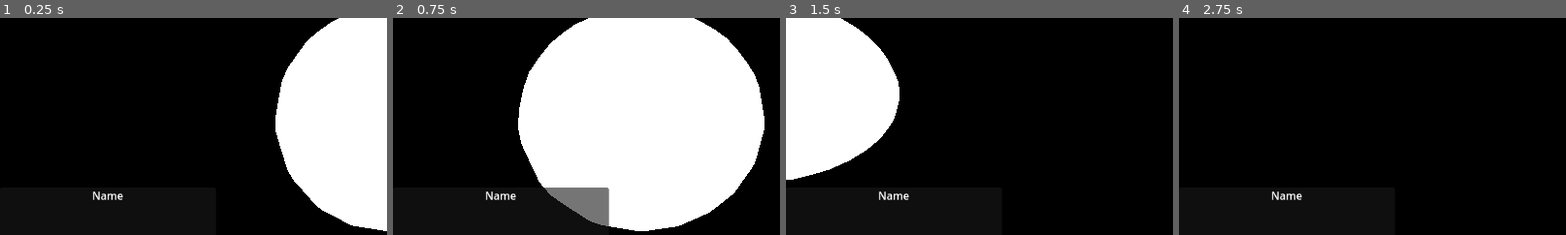
Above: before the commit, frames 1-4 (left to right).
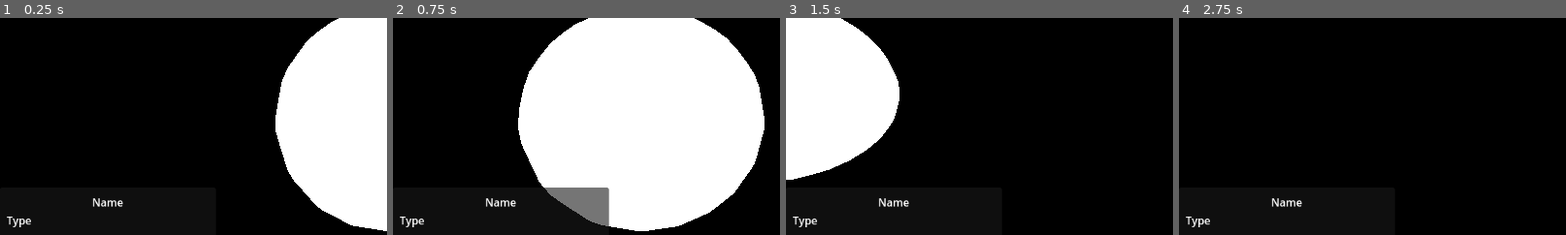
Above: after the commit, the same moments.

Repository: Caine-Coy/CoyVerse
Game: Godot game, scene res://Galaxy.tscn
Two runs of this game, one before a commit and one after it. Both use one fixed random seed, a clock stepped at 60 frames per second and the inputs below.
Inputs (mouse positions are % of the whole screen's width and height, from its top left):
- Up to frame 1 (0.25 s): no input
- Up to frame 2 (0.75 s): tap Enter at 0.5 s; move the mouse to (72, 45) at 0.52 s; hold D (move_right) from 0.53 s (still down); click (72, 45) at 0.6 s
- Up to frame 3 (1.5 s): move the mouse to (30, 55) at 1.27 s; release D (move_right) at 1.28 s; hold S (move_backward) from 1.28 s (still down); tap Space (deselect) at 1.35 s
- Up to frame 4 (2.75 s): click (30, 55) at 1.55 s; move the mouse to (60, 28) at 2.02 s; release S (move_backward) at 2.03 s; hold D (move_right) from 2.03 s (still down); click (60, 28) at 2.1 s
The pictures show only the part of the screen within x 0-50%, y 27-77%; the shares and areas given below are measured in that part.

The runs differ from the first frame. In frame 1, 0.5% of the frame differs, in the area x 1-32%, y 79-97%; in frame 2, 0.5%; in frame 3, 0.5%; in frame 4, 0.5%.

Commit message:
Fix: Made the objection selection calulate clickable on galaxy load

Diff:
--- a/CameraController.gd
+++ b/CameraController.gd
@@ -11,10 +11,11 @@
 @onready var camRotateNode : Node3D = $"CamRotateNode"
 @onready var galacticCore : Node3D = $".."
 
-var focusViewPreset : Vector3 = Vector3(0,10,0)
+var focusViewPreset : Vector3 = Vector3(0,0,0)
 
 var zoomLevel
 var currSelectedObject
+var currObjectChanged
 
 signal update_infobox(object : Node3D)
 
@@ -29,9 +30,10 @@
 
 func _uiKeys():
 	if Input.is_action_just_released("ui_click"):
-		ScanClickables()
 			#Move Camera to selected object parent
-		if currSelectedObject!=null:
+		if currSelectedObject!=null && currObjectChanged:
+			update_infobox.emit(currSelectedObject)
+			currObjectChanged = false
 			if currSelectedObject != get_parent_node_3d():
 				FollowObject(currSelectedObject)
 
@@ -61,9 +63,11 @@
 			camera.translate_object_local(Vector3(0,0,1)*camera.position.z*camZoomMult)
 			zoomLevel = int(camera.position.z)
 
-func object_selected(object):
+func object_brushed(object):
 	currSelectedObject = object
-	update_infobox.emit(currSelectedObject)
+	currObjectChanged = true
+
+
 
 func DetachView():
 	var _pos = global_position
@@ -81,5 +85,10 @@
 func ScanClickables():
 	var clickables = get_tree().get_nodes_in_group("Clickable")
 	for i in range(clickables.size()):
-		if !clickables[i].object_selected.is_connected(object_selected):
-			clickables[i].object_selected.connect(object_selected)
+		if !clickables[i].object_brushed.is_connected(object_brushed):
+			clickables[i].object_brushed.connect(object_brushed)
+
+
+
+func _on_galactic_core_galaxy_finished_loading():
+	ScanClickables()
--- a/CelBody/CelestialBody.gd
+++ b/CelBody/CelestialBody.gd
@@ -6,7 +6,11 @@
 @onready var barycentre : Node3D = get_parent()
 @onready var system : Node3D #
 
-enum bodyType{STAR,PLANET,MOON,ASTEROID}
+enum CelestialTypes{STAR,PLANET,MOON,ASTEROID}
+enum PlanetTypes{CONTINENTAL,WATER_OCEAN,ICE,MAGMA,BARREN}
+
+@export var celestialType : CelestialTypes
+var planetType
 var radius
 var rotationSpeed = 0
 # Called when the node enters the scene tree for the first time.
@@ -17,10 +21,26 @@
 func _process(delta):
 	Orbit(delta)
 
-func SetRadius(iRadius):
-	radius = iRadius
-	bodySurface.radius = iRadius
-	collisionSurface.shape.set_radius(25)
+##NONWORKING
+func SetRadius(_radius):
+	radius = _radius
+	bodySurface.radius = _radius
+	collisionSurface.shape.set_radius(_radius)
 
 func Orbit(delta):
 	barycentre.rotate(Vector3(0,1,0),rotationSpeed*delta)
+
+func SetRandomPlanetType():
+	if celestialType == CelestialTypes.PLANET or celestialType == CelestialTypes.MOON:
+		planetType = PlanetTypes.keys()[randi_range(0,PlanetTypes.size()-1)]
+	else:
+		CoyDebug.Error(str("Tried to set planet type of non planet ",name))
+
+func GetCelestialType():
+	return CelestialTypes.keys()[celestialType]
+
+func GetCelestialTypeStr():
+	return GetCelestialType().capitalize()
+
+func GetPlanetTypeStr():
+	return planetType.capitalize()
--- a/CelBody/PrefabScenes/planet.tscn
+++ b/CelBody/PrefabScenes/planet.tscn
@@ -7,6 +7,7 @@
 
 [node name="Planet" type="Node3D" parent="." groups=["Planet"]]
 script = ExtResource("1_ry6sy")
+celestialType = 1
 
 [node name="Body" type="CSGSphere3D" parent="Planet"]
 unique_name_in_owner = true
--- a/ControlUi.gd
+++ b/ControlUi.gd
@@ -1,8 +1,23 @@
 extends Control
 
-@onready var nameLabel = $InfoBox/ObjectName
+@onready var nameLabel = $InfoBox/MarginContainer/VBoxContainer/ObjectName
+@onready var typeLabel = $InfoBox/MarginContainer/VBoxContainer/ObjectType
 
-func _on_update_infobox(object):
-	object = object.get_parent()
-	CoyDebug.Log(str(object.name," Requested Infobox Update"),CoyDebug.verbosityStates.ALL)
-	nameLabel.text = object.name
+var selectedObject
+var currPlanet : CelestialBody
+func _on_update_infobox(_object):
+	selectedObject  = _object.get_parent()
+	CoyDebug.Log(str(selectedObject.name," Requested Infobox Update"),CoyDebug.verbosityStates.ALL)
+	nameLabel.text = selectedObject.name
+
+	SetTypeBox(selectedObject)
+
+func SetTypeBox(_object):
+	if selectedObject.is_in_group("Planet") or selectedObject.is_in_group("Star"):
+		currPlanet = selectedObject
+		var _typeText
+		if (selectedObject.is_in_group("Planet")):
+			_typeText = currPlanet.GetPlanetTypeStr()
+		else:
+			_typeText = currPlanet.GetCelestialTypeStr()
+		typeLabel.text = _typeText
--- a/GalacticController.gd
+++ b/GalacticController.gd
@@ -9,10 +9,13 @@
 const starCountMax = 1
 const planetCountMin = 4
 const planetCountMax = 4
+
+signal galaxy_finished_loading
 # Called when the node enters the scene tree for the first time.
 func _ready():
 	for systemNum in range(systemCount):
 		makeSystem(str(systemNum),randi_range(starCountMin,starCountMax),randi_range(planetCountMin,planetCountMax))
+	galaxy_finished_loading.emit()
 
 func makeSystem(_name:String,_starCount:int,_planetCount:int):
 	var system : Node3D = SolarScene.instantiate()
@@ -21,7 +24,6 @@
 	system.name = CoyName.GetStarName()
 	add_child(system)
 
-
 	system.rotationSpeed = float(randi() % 100) / 100
 
 	CoyDebug.Log(str("System ",_name," created with ",_starCount," stars and ",_planetCount," planets"),CoyDebug.verbosityStates.ALL)
--- a/Galaxy.tscn
+++ b/Galaxy.tscn
@@ -2,7 +2,7 @@
 
 [ext_resource type="Script" path="res://GalacticController.gd" id="1_p65fk"]
 [ext_resource type="PackedScene" uid="uid://brvurbd8fwxxy" path="res://Utility/Camera.tscn" id="2_cgr84"]
-[ext_resource type="Script" path="res://ControlUi.gd" id="3_jming"]
+[ext_resource type="PackedScene" uid="uid://pixo3487mu1n" path="res://UI/Main_ui.tscn" id="3_c6yo2"]
 
 [node name="SceneController" type="Node"]
 
@@ -13,34 +13,7 @@
 
 [node name="DayTimer" type="Timer" parent="GalacticCore"]
 
-[node name="ControlUi" type="Control" parent="."]
-layout_mode = 3
-anchors_preset = 15
-anchor_right = 1.0
-anchor_bottom = 1.0
-grow_horizontal = 2
-grow_vertical = 2
-mouse_filter = 1
-script = ExtResource("3_jming")
+[node name="ControlUi" parent="." instance=ExtResource("3_c6yo2")]
 
-[node name="InfoBox" type="Panel" parent="ControlUi"]
-layout_mode = 1
-anchors_preset = 2
-anchor_top = 1.0
-anchor_bottom = 1.0
-offset_top = -222.0
-offset_right = 321.0
-grow_vertical = 0
-
-[node name="ObjectName" type="Label" parent="ControlUi/InfoBox"]
-layout_mode = 1
-anchors_preset = 5
-anchor_left = 0.5
-anchor_right = 0.5
-offset_left = -23.5
-offset_right = 23.5
-offset_bottom = 26.0
-grow_horizontal = 2
-text = "Name"
-
+[connection signal="galaxy_finished_loading" from="GalacticCore" to="GalacticCore/CameraNode" method="_on_galactic_core_galaxy_finished_loading"]
 [connection signal="update_infobox" from="GalacticCore/CameraNode" to="ControlUi" method="_on_update_infobox"]
--- a/SolarSysController.gd
+++ b/SolarSysController.gd
@@ -10,7 +10,7 @@
 var planetCount
 var starRadius = 25
 
-var star : Node3D
+var star : CelestialBody
 var planets = []
 
 # Called when the node enters the scene tree for the first time.
@@ -21,25 +21,29 @@
 		makePlanet(i)
 
 func makeStar(radius):
-	star = starScene.instantiate()
+	var starRoot = starScene.instantiate()
+	starRoot.add_to_group(name)
 
-	add_child(star)
-	star = star.get_child(0)
+	add_child(starRoot)
+	star = starRoot.get_child(0)
+	star.add_to_group("Star")
 	star.name = name
-	star.SetRadius(radius)
 
 func makePlanet(planetNum):
 	var planetBary : Node3D = planetScene.instantiate()
 	var planet = planetBary.get_child(0)
 
 	planet.add_to_group(name)
+	planet.add_to_group("Planet")
 	planets.append(planet)
 	star.add_child(planetBary)
 
+
 	planet.name = str(name," ",CoyName.IntToRoman(planetNum+1))
+	planet.SetRandomPlanetType()
 	planet.position.z = -((galaxyController.SCALE * planetNum) + (starRadius*4))
-	planet.SetRadius(10)
 	planet.rotationSpeed = 0.01*planetNum
+	CoyDebug.Log(str("Made new planet ",planet.name," of type ", planet.planetType),CoyDebug.verbosityStates.ALL)
 
 # Called every frame. 'delta' is the elapsed time since the previous frame.
 func _process(delta):
--- /dev/null
+++ b/SpaceStation/SpaceStation.tscn
@@ -0,0 +1,8 @@
+[gd_scene format=3 uid="uid://js5hq4svitqa"]
+
+[node name="Barycentre" type="Node3D"]
+
+[node name="Station" type="Node3D" parent="."]
+transform = Transform3D(1, 0, 0, 0, 1, 0, 0, 0, 1, 15, 0, 0)
+
+[node name="CSGBox3D" type="CSGBox3D" parent="Station"]
--- /dev/null
+++ b/UI/Main_ui.tscn
@@ -0,0 +1,51 @@
+[gd_scene load_steps=2 format=3 uid="uid://pixo3487mu1n"]
+
+[ext_resource type="Script" path="res://ControlUi.gd" id="1_smej1"]
+
+[node name="ControlUi" type="Control"]
+layout_mode = 3
+anchors_preset = 15
+anchor_right = 1.0
+anchor_bottom = 1.0
+grow_horizontal = 2
+grow_vertical = 2
+mouse_filter = 1
+script = ExtResource("1_smej1")
+
+[node name="InfoBox" type="Panel" parent="."]
+layout_mode = 1
+anchors_preset = 2
+anchor_top = 1.0
+anchor_bottom = 1.0
+offset_top = -222.0
+offset_right = 321.0
+grow_vertical = 0
+
+[node name="MarginContainer" type="MarginContainer" parent="InfoBox"]
+layout_mode = 1
+anchors_preset = 15
+anchor_right = 1.0
+anchor_bottom = 1.0
+grow_horizontal = 2
+grow_vertical = 2
+theme_override_constants/margin_left = 10
+theme_override_constants/margin_top = 10
+theme_override_constants/margin_right = 10
+theme_override_constants/margin_bottom = 10
+
+[node name="VBoxContainer" type="VBoxContainer" parent="InfoBox/MarginContainer"]
+layout_mode = 2
+
+[node name="ObjectName" type="Label" parent="InfoBox/MarginContainer/VBoxContainer"]
+layout_direction = 2
+layout_mode = 2
+size_flags_vertical = 1
+text = "Name"
+horizontal_alignment = 1
+
+[node name="ObjectType" type="Label" parent="InfoBox/MarginContainer/VBoxContainer"]
+layout_mode = 2
+text = "Type"
+
+[node name="HBoxContainer" type="HBoxContainer" parent="InfoBox/MarginContainer/VBoxContainer"]
+layout_mode = 2
--- a/Utility/Autoloaded/CoyDebug.gd
+++ b/Utility/Autoloaded/CoyDebug.gd
@@ -4,6 +4,7 @@
 var verbosity = verbosityStates.ALL
 enum verbosityStates {ERRORS,INTERESTING_EVENTS,ALL}
 
+#The verbosityState is the Lowest it will be before logging. So ALL will be at Max verbosity
 func Log(_message : String,_verbosity : verbosityStates):
 	if (verbosity >= _verbosity):
 		print(_message)
--- a/Utility/clickable_area.gd
+++ b/Utility/clickable_area.gd
@@ -1,6 +1,6 @@
 extends Area3D
 
-signal object_selected()
+signal object_brushed()
 
 func _on_mouse_entered():
-	object_selected.emit(get_parent())
+	object_brushed.emit(get_parent())
